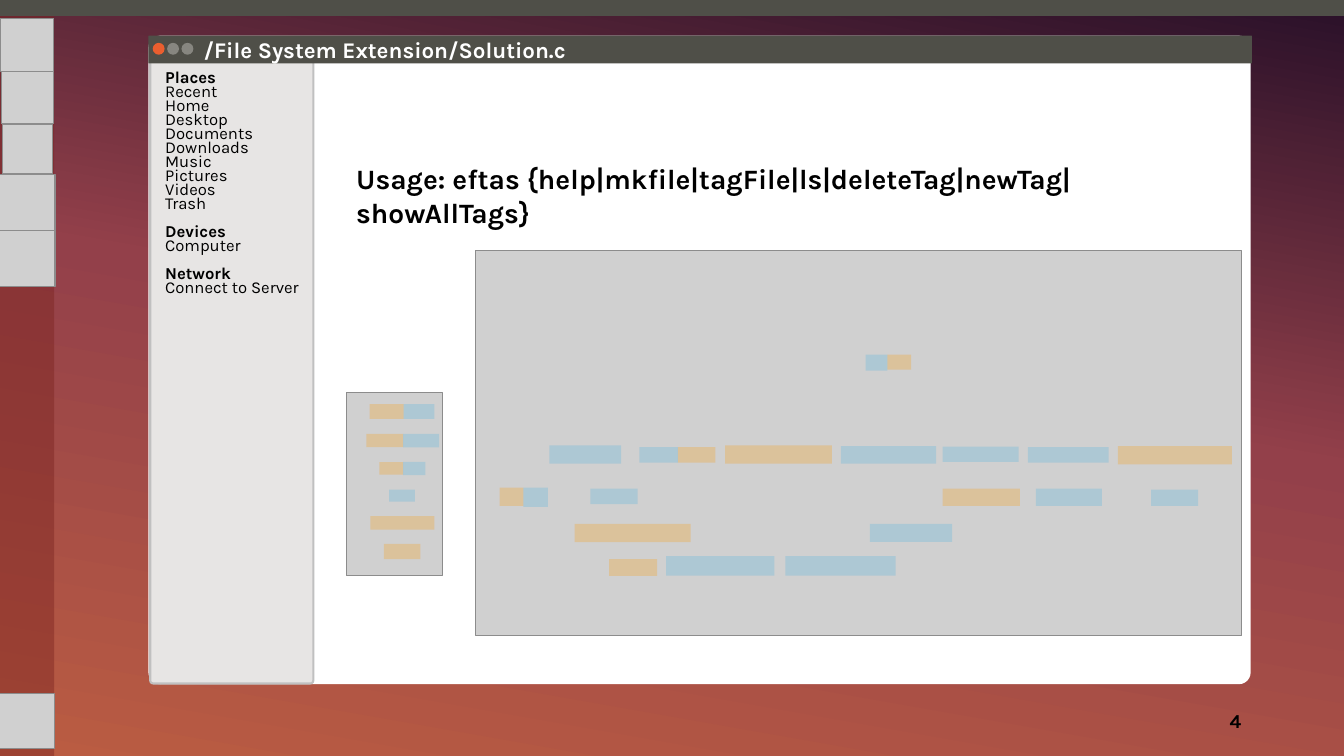
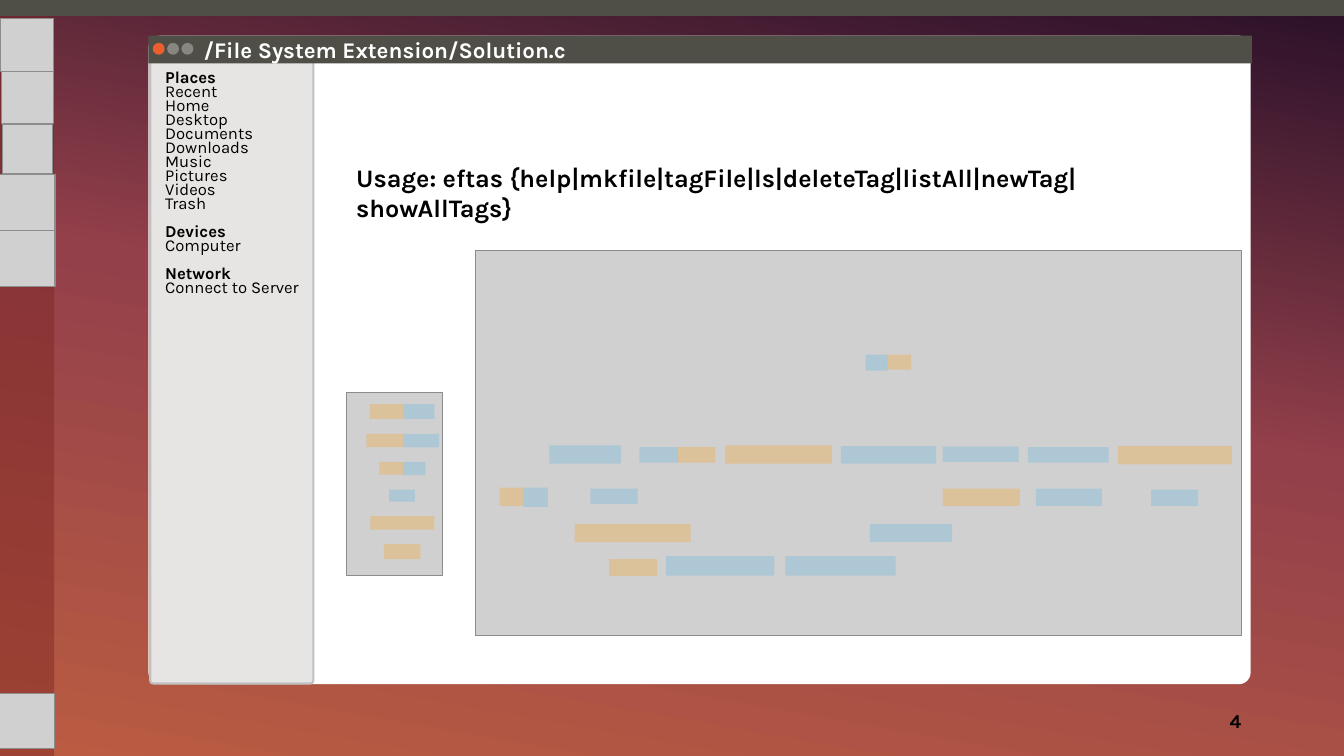
Before and after one commit to annaPietzak/OS-Project_File-System, a slide deck: slide 4 of Presentation/File System extension_final presentation_Pietzak_Roberts.pptx. Drawn at 1344x756 pixels with LibreOffice and Linux fonts; fonts in the diff are those of the drawing; grey boxes stand for pictures. Boxes give left, top, right and bottom in pixels: in the first picture for what was removed or moved away, otherwise in the second. Text is boxed around its words. In the diff, an @@ line names an element or a change of style, - is before the commit and + after.

```diff
--- a/Presentation/File System extension_final presentation_Pietzak_Roberts.pptx
+++ b/Presentation/File System extension_final presentation_Pietzak_Roberts.pptx
@@ text at (356, 167, 1076, 193): text changed; size 20 to 18 pt @@
-Usage: eftas {help|mkfile|tagFile|ls|deleteTag|newTag|showAllTags}
+Usage: eftas {help|mkfile|tagFile|ls|deleteTag|listAll|newTag|showAllTags}
```
Also in this commit, not shown: 1 other slide changed.
